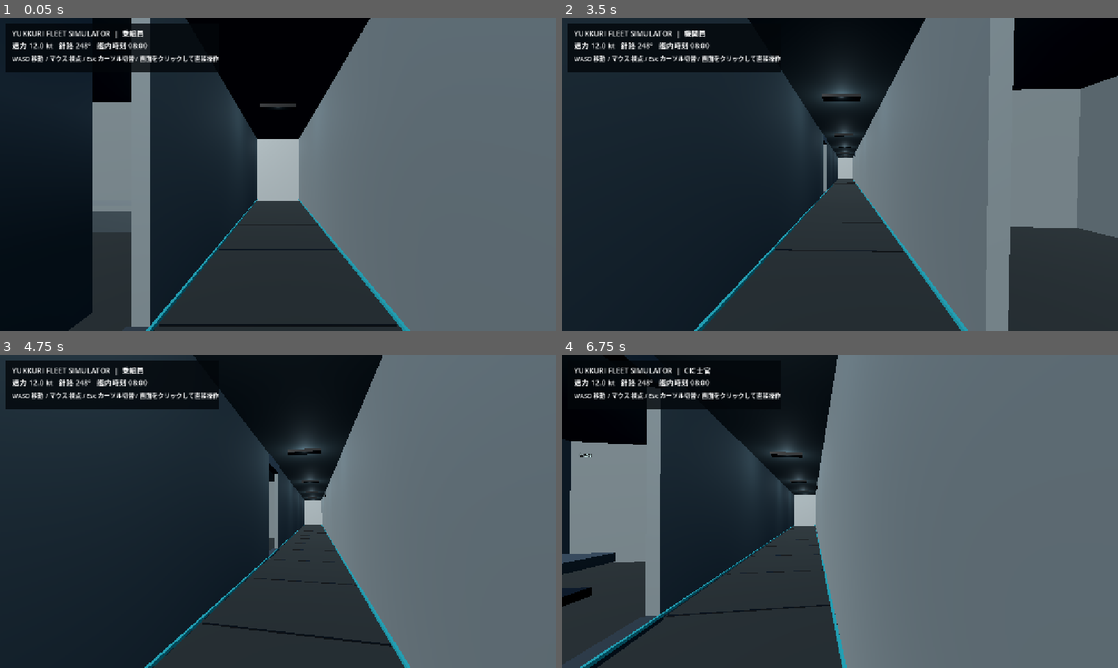
Above: before the commit, frames 1-4 (two rows, left to right).
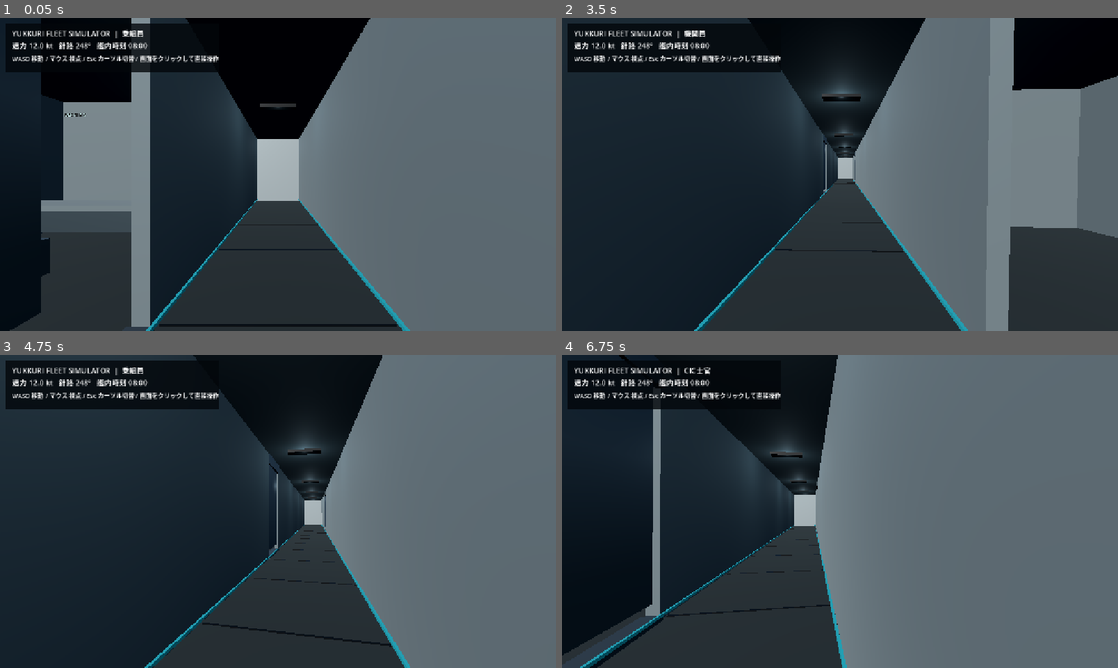
Above: after the commit, the same moments.

Repository: YukkuriP/Yukkuri-FPS-3
Game: Godot game, scene res://scenes/main.tscn
The game is run twice, just before and just after one commit, with the same random seed, the same clock (stepped at 60 frames per second) and the same inputs.
Inputs (mouse positions are in pixels of both pictures, inside the frame that each line leads up to):
- Up to frame 1 (0.05 s): no input
- Up to frame 2 (3.5 s): move the mouse to (867, 174) at 0.52 s; hold W (fleet_fwd) from 0.53 s (still down); tap one key every 0.75 s from 0.6 s: 1 2 3 4; click (867, 174) at 0.67 s; move the mouse to (812, 174) at 1.27 s; move the mouse to (851, 168) at 2.02 s; move the mouse to (834, 180) at 2.77 s; click (834, 180) at 2.92 s
- Up to frame 3 (4.75 s): keep holding W (fleet_fwd); move the mouse to (316, 514) at 3.52 s; tap 5 at 3.6 s; move the mouse to (233, 508) at 4.27 s; tap 6 at 4.35 s
- Up to frame 4 (6.75 s): move the mouse to (845, 511) at 5.02 s; tap 1 at 5.1 s; click (845, 511) at 5.17 s; move the mouse to (817, 505) at 5.77 s; release W (fleet_fwd) at 5.78 s; hold D (fleet_right) 5.78-6.53 s; tap 2 at 5.85 s; tap Enter at 6.5 s; move the mouse to (867, 511) at 6.52 s; hold W (fleet_fwd) from 6.53 s (still down); tap 3 at 6.6 s

The runs differ from the first frame. In frame 1, 6.3% of the frame differs, in the area x 1-17%, y 0-100%; in frame 2, less than 0.1%; in frame 3, 0.4%; in frame 4, 11%, in the area x 0-17%, y 0-96%.

Commit message:
Place door proximity sensors at their doorways

Diff:
--- a/scripts/deck_plan.gd
+++ b/scripts/deck_plan.gd
@@ -154,7 +154,7 @@
 	_box(door, "Watertight-style sliding door panel", Vector3.ZERO, Vector3(0.12, 3.25, 1.62), trim_mat, true)
 	var area := Area3D.new()
 	area.name = "DoorApproachSensor"
-	area.position = Vector3(0, 0, 0)
+	area.position = door.position
 	area.collision_layer = 0
 	area.collision_mask = 1
 	var sensor_shape := CollisionShape3D.new()
